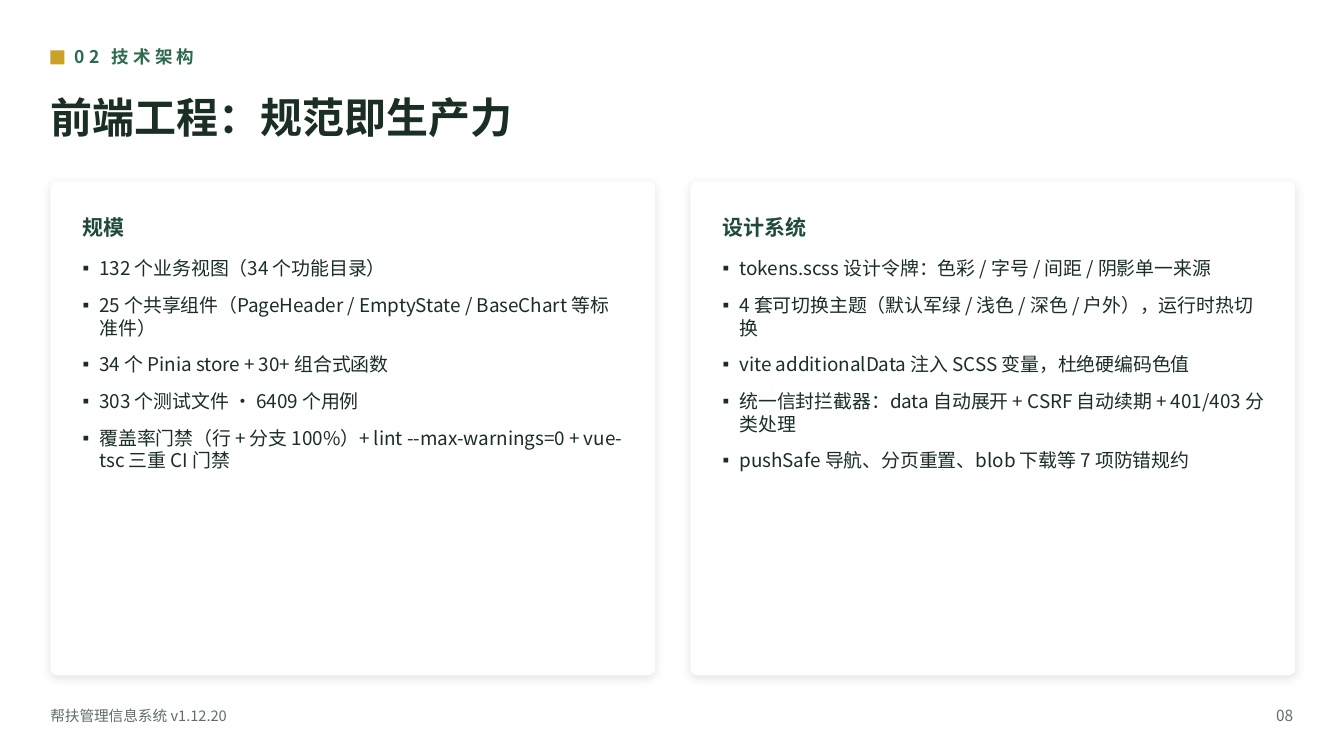
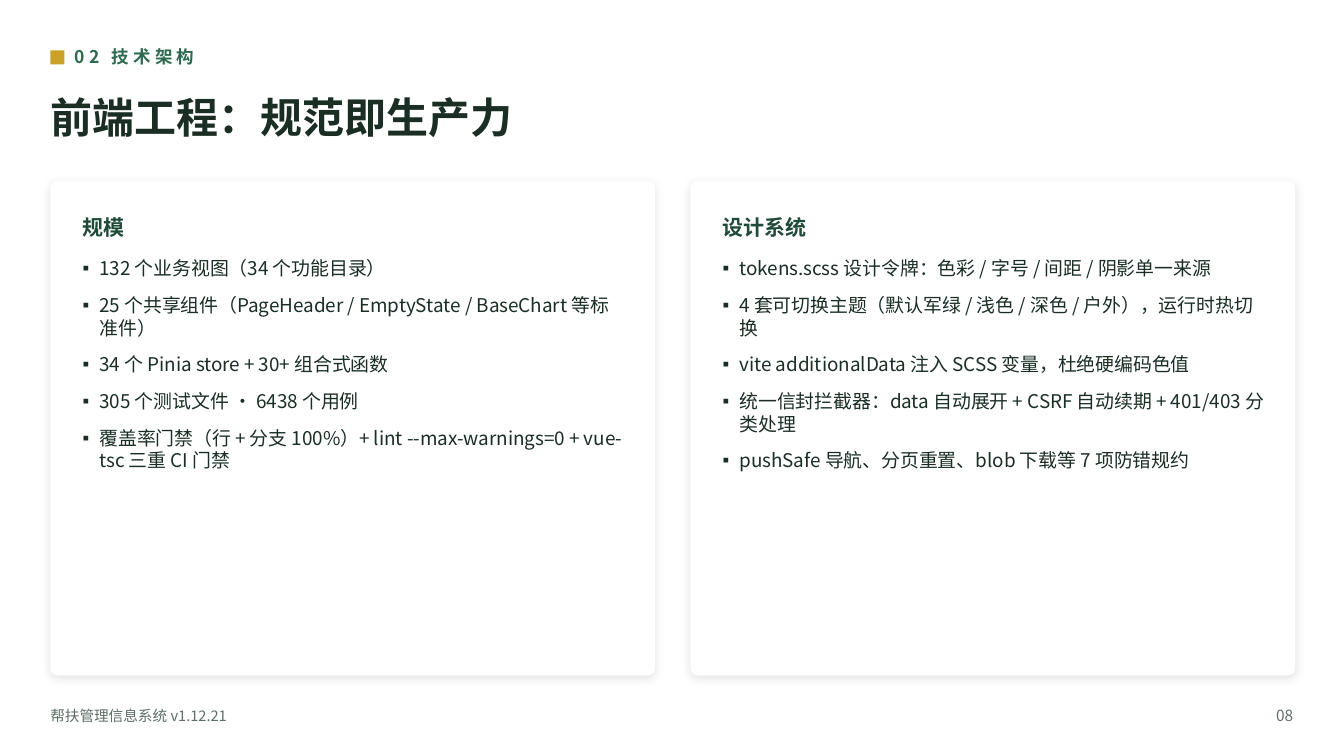
Before and after one commit to lzh745200/MRRS, a slide deck: slide 10 of docs/帮扶管理信息系统介绍.pptx. Drawn at 1344x756 pixels with LibreOffice and Linux fonts; fonts in the diff are those of the drawing. Boxes give left, top, right and bottom in pixels: in the first picture for what was removed or moved away, otherwise in the second. Text is boxed around its words. In the diff, an @@ line names an element or a change of style, - is before the commit and + after.

```diff
--- a/docs/帮扶管理信息系统介绍.pptx
+++ b/docs/帮扶管理信息系统介绍.pptx
@@ text at (99, 392, 358, 410): text changed @@
-▪ 303 个测试文件 · 6409 个用例
+▪ 305 个测试文件 · 6438 个用例
@@ text at (50, 708, 227, 722): text changed @@
-帮扶管理信息系统 v1.12.20
+帮扶管理信息系统 v1.12.21
```
Also in this commit, not shown: 35 other slides changed, 28 other files.
